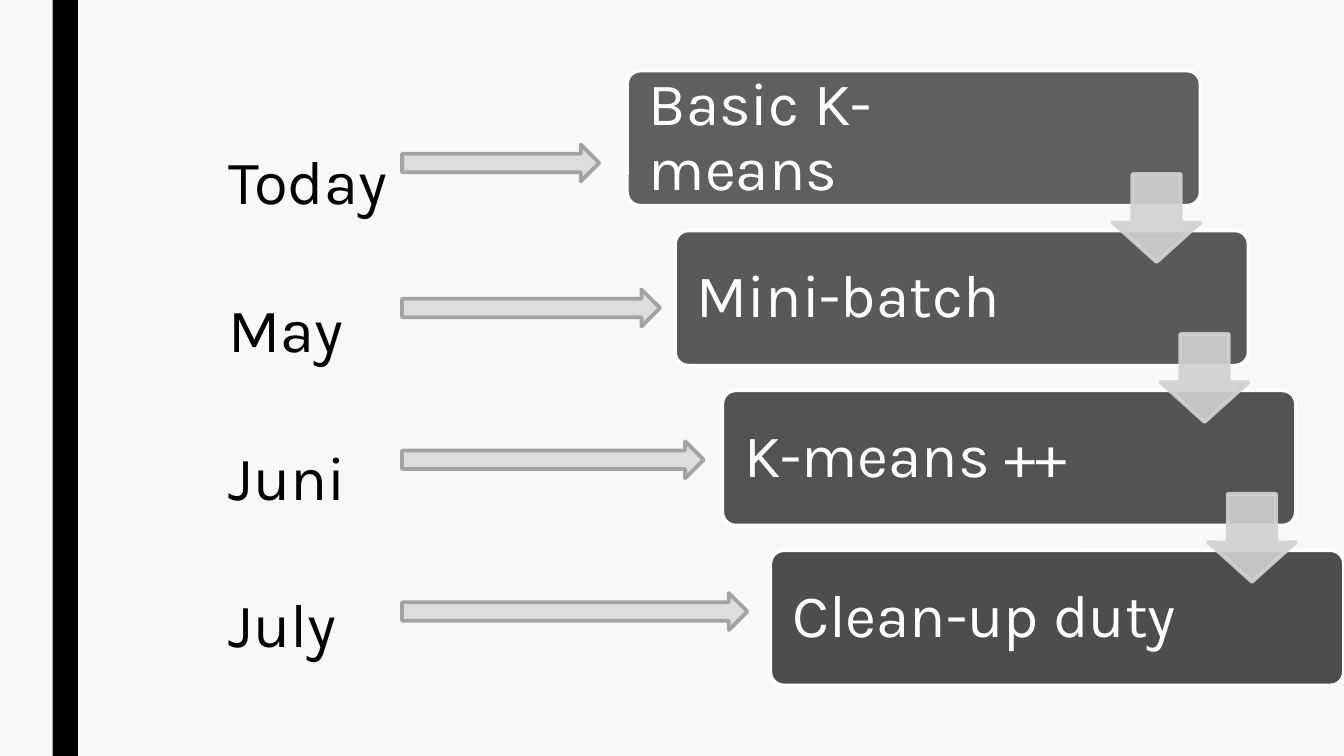
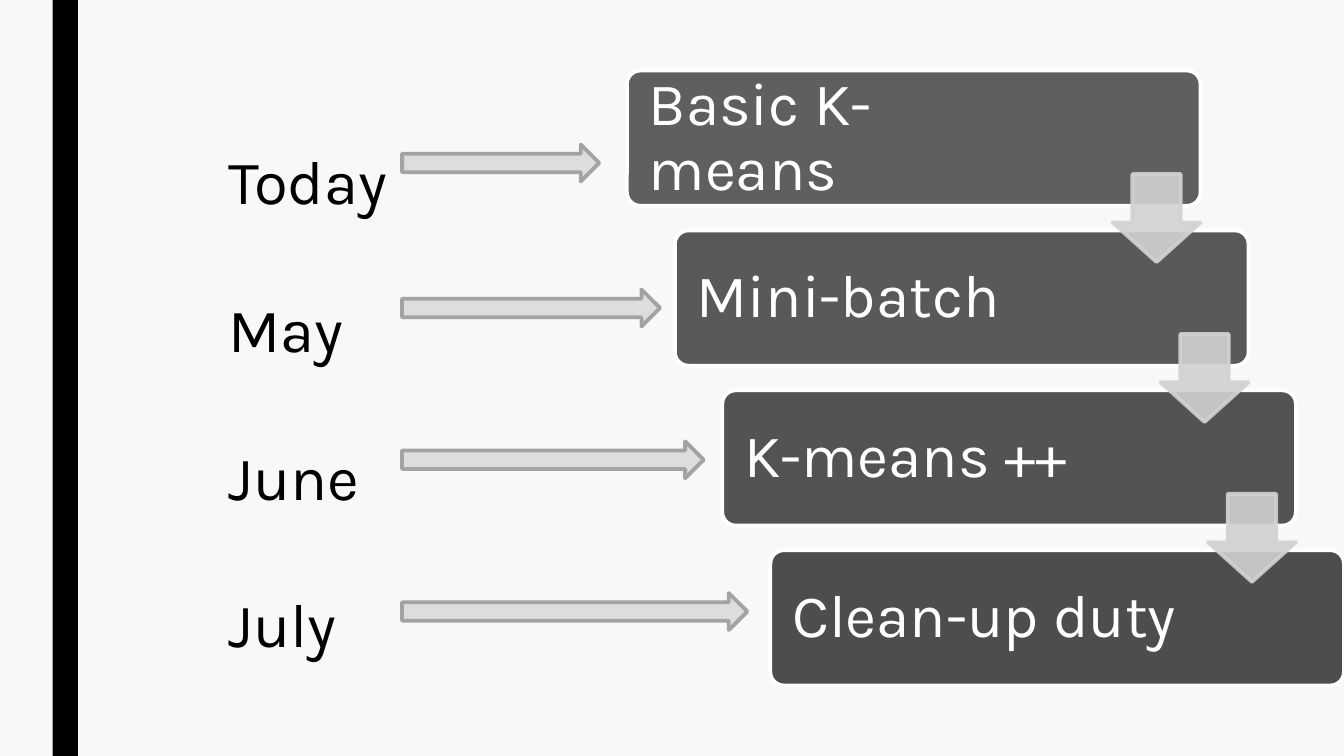
Before and after one commit to datascience-mobi/group-02-project-4-2, a slide deck: slide 15 of Project Proposal.pptx. Drawn at 1344x756 pixels with LibreOffice and Linux fonts; fonts in the diff are those of the drawing. Boxes give left, top, right and bottom in pixels: in the first picture for what was removed or moved away, otherwise in the second. Text is boxed around its words. In the diff, an @@ line names an element or a change of style, - is before the commit and + after.

Commit message:
typo + kommentare an future plans folie

```diff
--- a/Project Proposal.pptx
+++ b/Project Proposal.pptx
@@ title at (228,162,387,662): text changed @@
-Today
-May
-Juni
-July
+Today
+May
+June
+July
```
